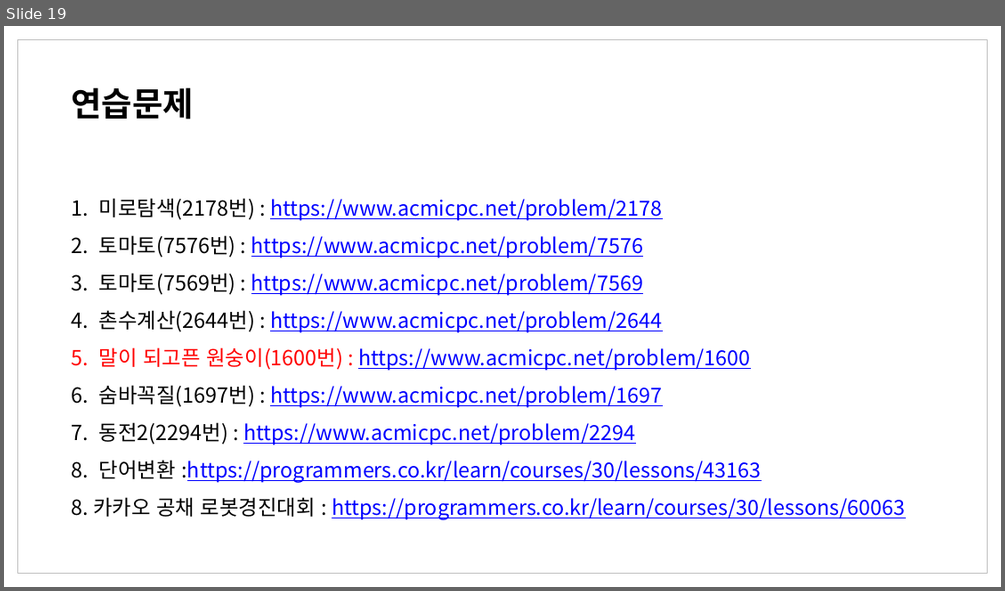
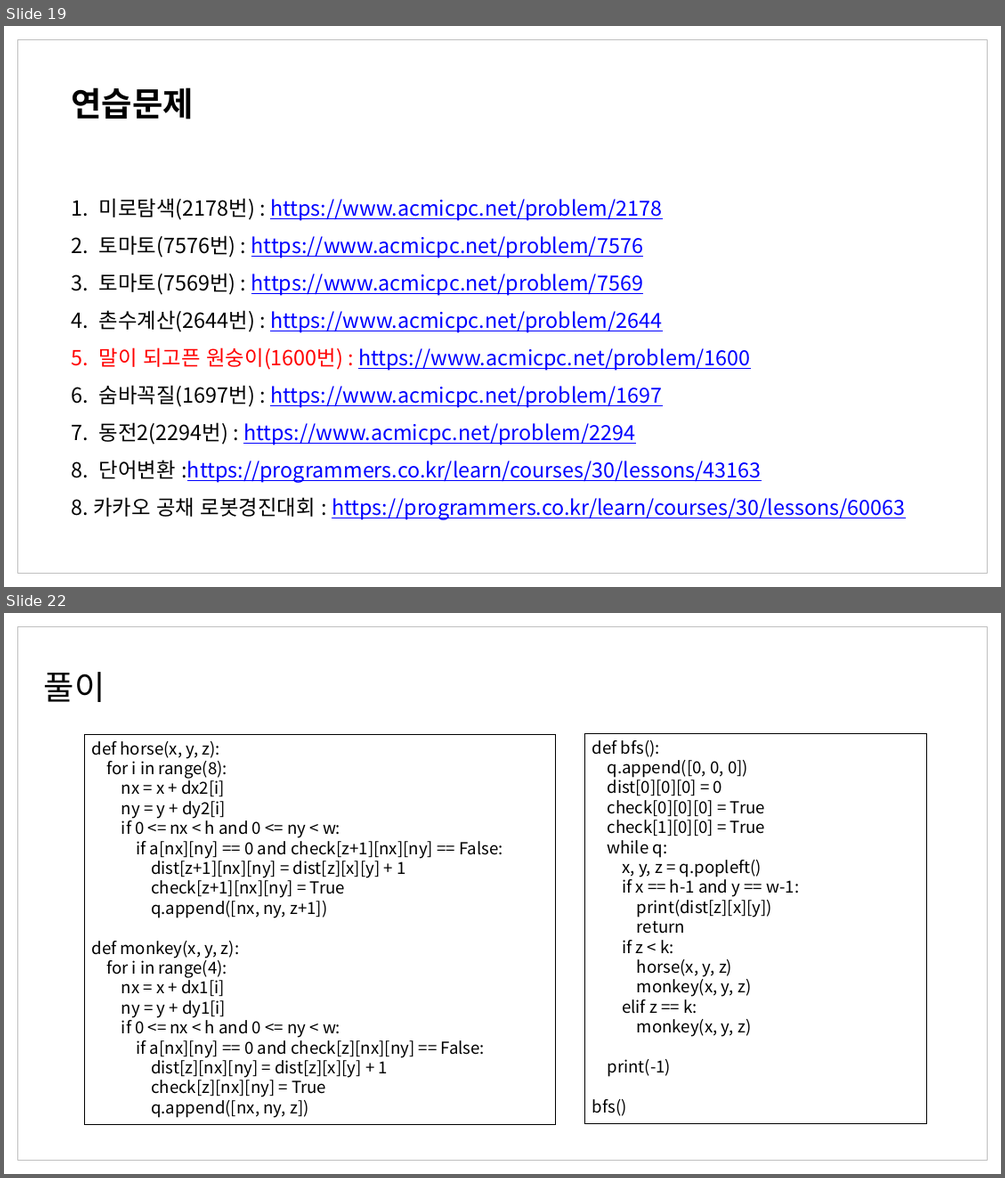
Before and after one commit to z2soo/Database, a slide deck: Algorithm_lecture/05_BFS.pptx. Shown one above the other, each under a label of ours: slide 19 before the commit, slides 19 and 22 after it; the slides between them are not shown. The pictures are 1005x591 and 1005x1178 pixels, drawn with LibreOffice and Linux fonts; fonts in the diff are those of the drawing. Boxes give left, top, right and bottom in pixels: in the first picture for what was removed or moved away, otherwise in the second. Text is boxed around its words. In the diff, an @@ line names an element or a change of style, - is before the commit and + after.

```diff
--- a/Algorithm_lecture/05_BFS.pptx
+++ b/Algorithm_lecture/05_BFS.pptx
@@ slide 22 added at (x1=4, y1=613, x2=1001, y2=1174), background #FFFFFF @@
@@ rectangle added at (x1=18, y1=627, x2=987, y2=1160), outline #BFBFBF 1 pt @@
@@ text added at (x1=44, y1=672, x2=105, y2=702), 32 pt, text #000000 @@
+풀이
@@ rectangle added at (x1=84, y1=734, x2=555, y2=1125), outline #000000 0.75 pt, 16 pt, text #000000 @@
+def horse(x, y, z):
+for i in range(8):
+nx = x + dx2[i]
+ny = y + dy2[i]
+if 0 <= nx < h and 0 <= ny < w:
+if a[nx][ny] == 0 and check[z+1][nx][ny] == False:
+dist[z+1][nx][ny] = dist[z][x][y] + 1
+check[z+1][nx][ny] = True
+q.append([nx, ny, z+1])
+def monkey(x, y, z):
+for i in range(4):
+nx = x + dx1[i]
+ny = y + dy1[i]
+if 0 <= nx < h and 0 <= ny < w:
+if a[nx][ny] == 0 and check[z][nx][ny] == False:
+dist[z][nx][ny] = dist[z][x][y] + 1
+check[z][nx][ny] = True
+q.append([nx, ny, z])
@@ rectangle added at (x1=585, y1=733, x2=927, y2=1124), outline #000000 0.75 pt, 16 pt, text #000000 @@
+def bfs():
+q.append([0, 0, 0])
+dist[0][0][0] = 0
+check[0][0][0] = True
+check[1][0][0] = True
+while q:
+x, y, z = q.popleft()
+if x == h-1 and y == w-1:
+print(dist[z][x][y])
+return
+if z < k:
+horse(x, y, z)
+monkey(x, y, z)
+elif z == k:
+monkey(x, y, z)
+print(-1)
+bfs()
```
Also in this commit, not shown: 2 other slides added, 1 other file.
